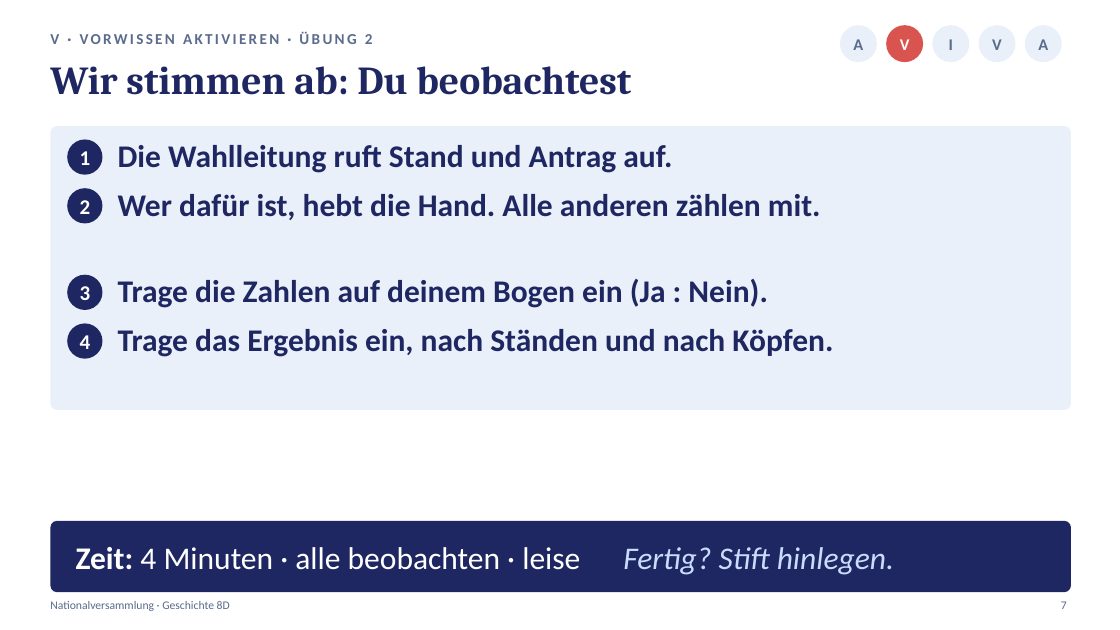
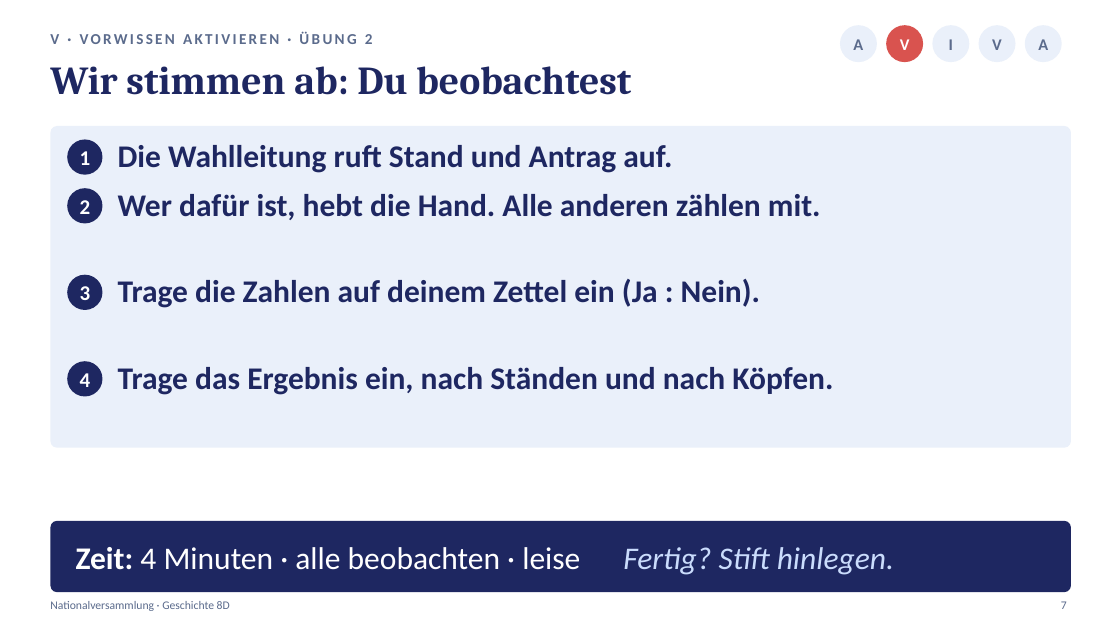
Before and after one commit to golzkonstantin-gif/Schule, a slide deck: slide 7 of Geschichte_8D/Stunde2_Nationalversammlung/Praesentation_Stunde2_Nationalversammlung_8D.pptx. Drawn at 1120x630 pixels with LibreOffice and Linux fonts; fonts in the diff are those of the drawing. Boxes give left, top, right and bottom in pixels: in the first picture for what was removed or moved away, otherwise in the second. Text is boxed around its words. In the diff, an @@ line names an element or a change of style, - is before the commit and + after.

```diff
--- a/Geschichte_8D/Stunde2_Nationalversammlung/Praesentation_Stunde2_Nationalversammlung_8D.pptx
+++ b/Geschichte_8D/Stunde2_Nationalversammlung/Praesentation_Stunde2_Nationalversammlung_8D.pptx
@@ rounded rectangle: place and size @@
-rounded rectangle at bbox=[50, 126, 1071, 410]
+rounded rectangle at bbox=[50, 126, 1071, 448]
@@ rounded rectangle at bbox=[50, 126, 1071, 448]: proportions changed @@
@@ text at bbox=[118, 279, 760, 308]: text changed @@
-Trage die Zahlen auf deinem Bogen ein (Ja : Nein).
+Trage die Zahlen auf deinem Zettel ein (Ja : Nein).
@@ 2 texts, 1 ellipse: place and size @@
-2 texts, 1 ellipse at bbox=[67, 323, 833, 359]
+2 texts, 1 ellipse at bbox=[67, 361, 833, 397]
```
Also in this commit, not shown: 2 other slides changed, 15 other files.
